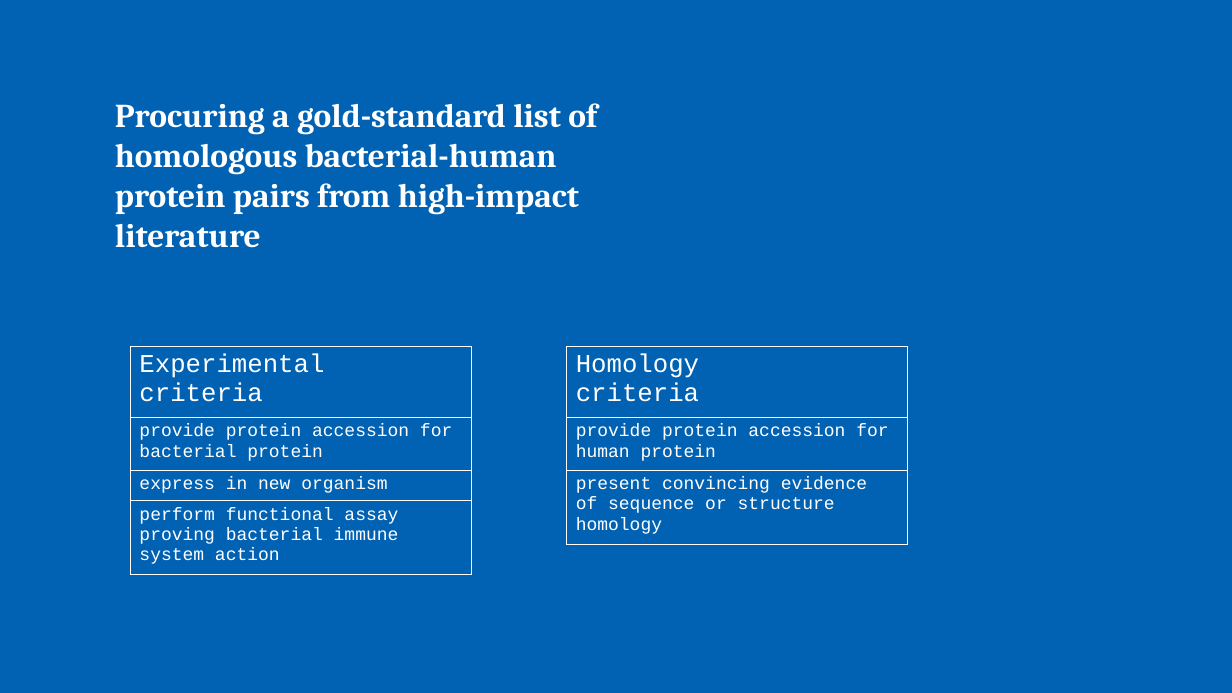
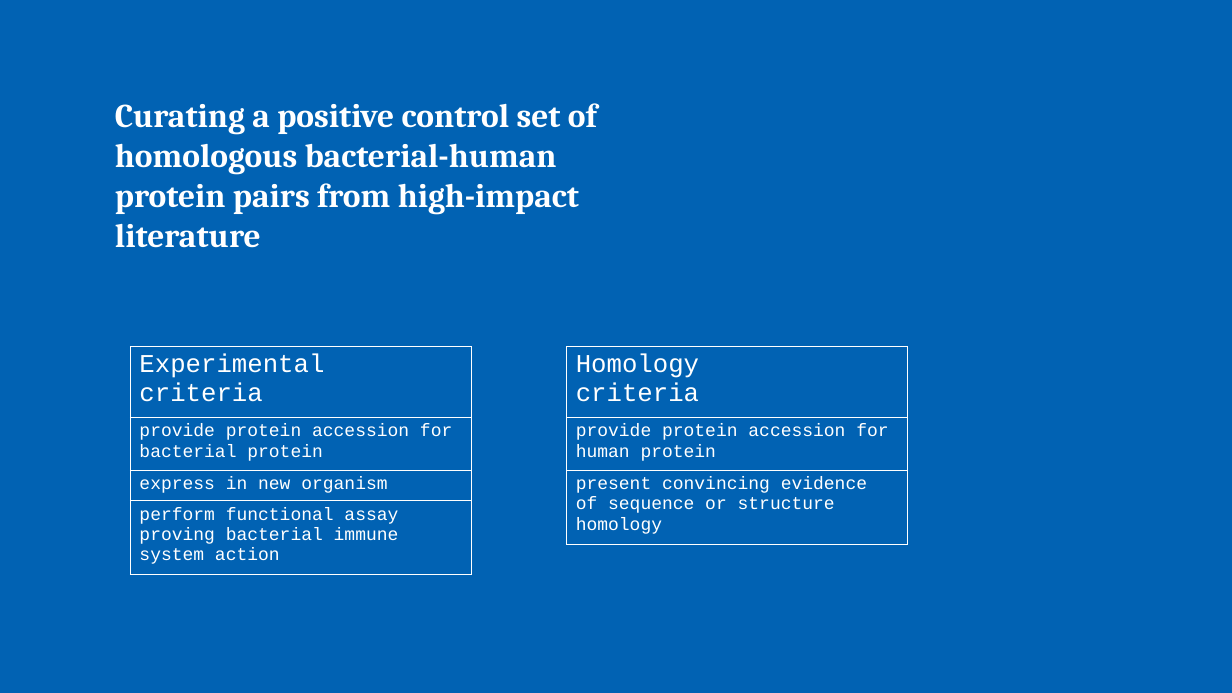
Before and after one commit to juliandeanmoran/BISSH, a slide deck: slide 11 of reports/2026-04-10_projectUpdate_2_jmoran.pptx. Drawn at 1232x693 pixels with LibreOffice and Linux fonts; fonts in the diff are those of the drawing. Boxes give left, top, right and bottom in pixels: in the first picture for what was removed or moved away, otherwise in the second. Text is boxed around its words. In the diff, an @@ line names an element or a change of style, - is before the commit and + after.

```diff
--- a/reports/2026-04-10_projectUpdate_2_jmoran.pptx
+++ b/reports/2026-04-10_projectUpdate_2_jmoran.pptx
@@ text at (115, 103, 597, 248): text changed @@
-Procuring a gold-standard list of homologous bacterial-human protein pairs from high-impact literature
+Curating a positive control set of homologous bacterial-human protein pairs from high-impact literature
```
Also in this commit, not shown: 2 other slides changed, 6 other files.
